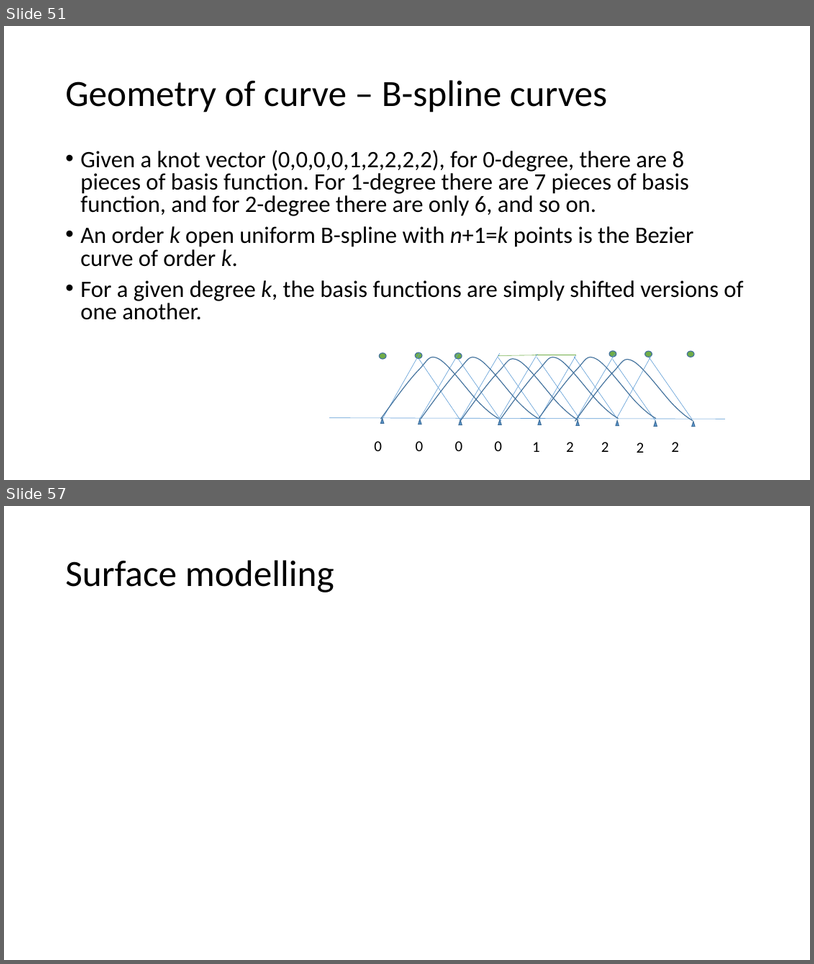
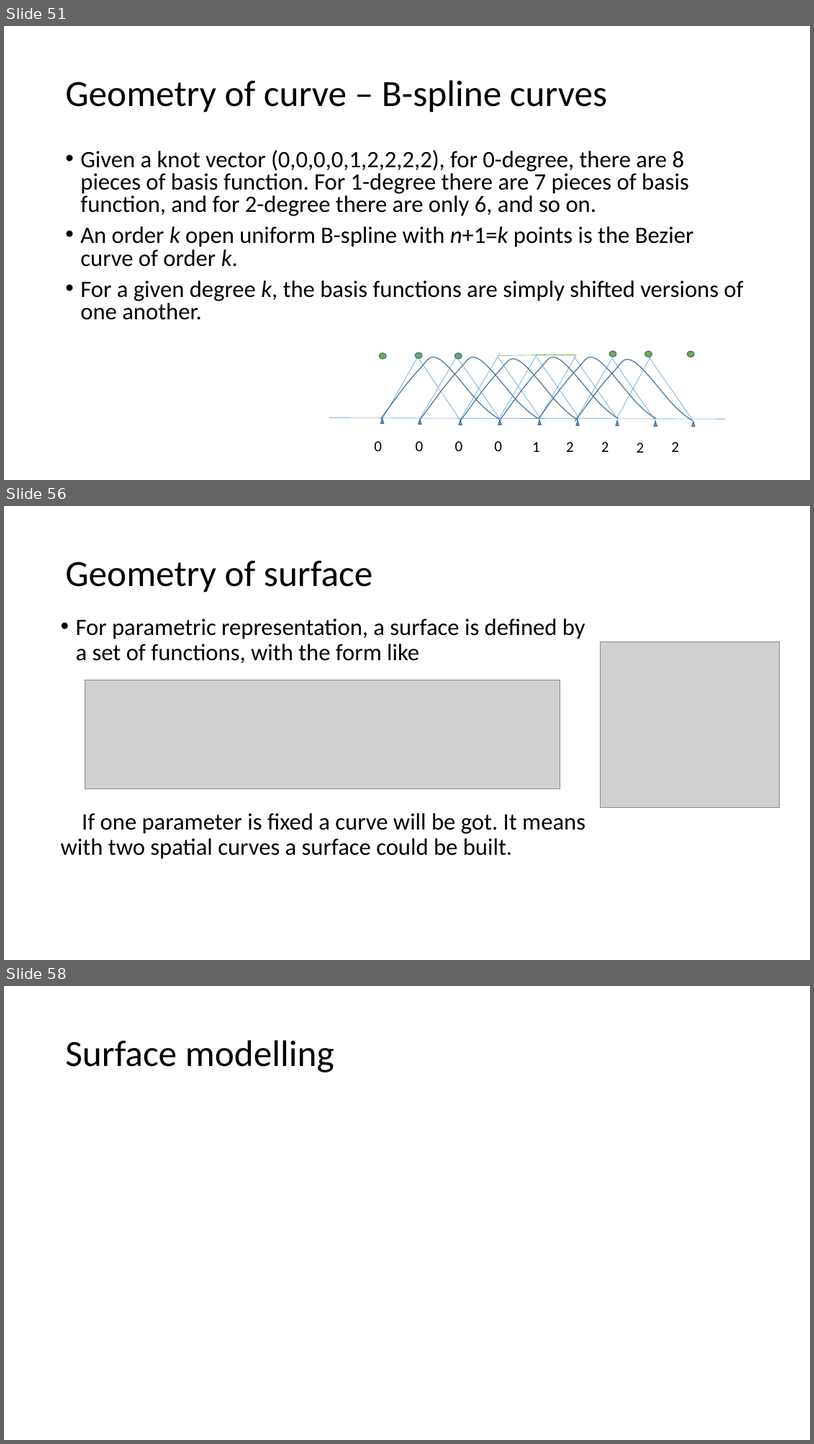
Before and after one commit to Jinny-Ching/cad_cam_course, a slide deck: CAD_CAM.pptx. Shown one above the other, each under a label of ours: slides 51 and 57 before the commit, slides 51, 56 and 58 after it; the slides between them are not shown. The pictures are 814x964 and 814x1444 pixels, drawn with LibreOffice and Linux fonts; fonts in the diff are those of the drawing; grey boxes stand for pictures. Boxes give left, top, right and bottom in pixels: in the first picture for what was removed or moved away, otherwise in the second. Text is boxed around its words. In the diff, an @@ line names an element or a change of style, - is before the commit and + after.

Commit message:
surface 1

```diff
--- a/CAD_CAM.pptx
+++ b/CAD_CAM.pptx
@@ slide 56 added at (x1=4, y1=506, x2=810, y2=960), background #FFFFFF @@
@@ title added at (x1=65, y1=561, x2=373, y2=592), 44 pt, text #000000 @@
+Geometry of surface
@@ text added at (x1=61, y1=618, x2=586, y2=859), 28 pt, text #000000 @@
+• For parametric representation, a surface is defined by a set of functions, with the form like
+If one parameter is fixed a curve will be got. It means with two spatial curves a surface could be built.
@@ picture added at (x1=601, y1=642, x2=781, y2=808) @@
@@ picture added at (x1=85, y1=680, x2=561, y2=789) @@
@@ what was slide 57 is now slide 58 @@
```
Also in this commit, not shown: 3 slides changed, 2 other slides added, 2 slides removed.
